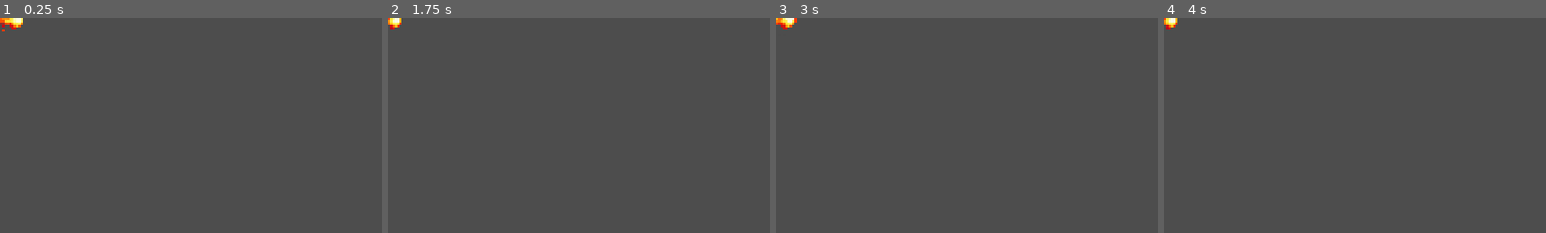
Above: before the commit, frames 1-4 (left to right).
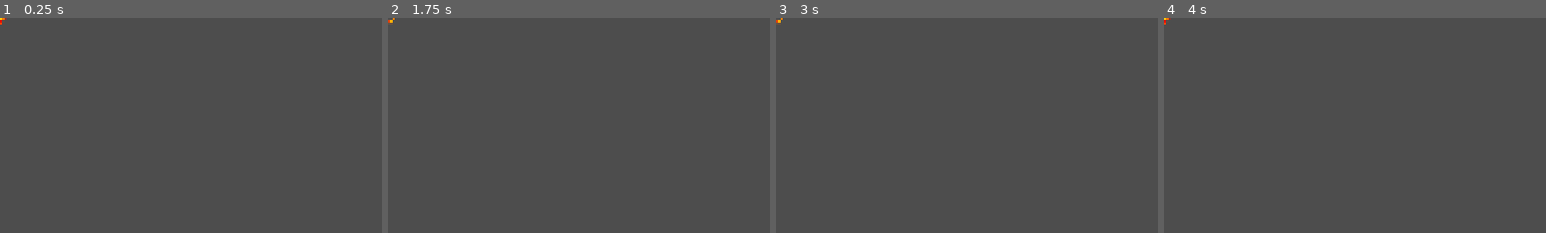
Above: after the commit, the same moments.

Repository: Luciferui/tldr
Game: Godot game, scene res://Spells/fireball/Fireball.tscn
The game is run twice, just before and just after one commit, with the same random seed, the same clock (stepped at 60 frames per second) and the same inputs. This scene is started directly instead of the project's main scene.
Inputs:
- Up to frame 1 (0.25 s): no input
- Up to frame 2 (1.75 s): hold D (p1_right) from 0.53 s (still down); tap Shift (p1_dodge) at 0.6 s; tap Space (jump) at 0.77, 1.52 s; tap Enter at 1.25 s; tap T (p1_endcombo) at 1.35 s
- Up to frame 3 (3 s): release D (p1_right) at 2.03 s; hold Left (left) 2.03-2.78 s; tap G (p1_heavy) at 2.1 s; hold D (p1_right) from 2.78 s (still down); tap F (p1_light) at 2.85 s
- Up to frame 4 (4 s): keep holding D (p1_right); tap Space (jump) at 3.02, 3.77 s; tap H (p1_spell) at 3.6 s
The pictures show only the part of the screen within x 0-50%, y 0-50%; the shares and areas given below are measured in that part.

The runs differ from the first frame. In frame 1, 0.2% of the frame differs, in the area x 0-6%, y 0-7%; in frame 2, 0.2%; in frame 3, 0.2%; in frame 4, 0.2%.

Commit message:
Ajout d'un avertissement pour la boule de feu

Diff:
--- a/Scripts/Spells/spell_launcher.gd
+++ b/Scripts/Spells/spell_launcher.gd
@@ -3,7 +3,7 @@
 
 const LightningStrikeScene := preload("res://Spells/lightning_strike/lightning_strike.tscn")
 const FireballScene := preload("res://Spells/fireball/Fireball.tscn")
-const FIREBALL_SPAWN_OFFSET := Vector2(60, 0)  # devant le joueur, à ajuster à l'œil
+const FIREBALL_SPAWN_OFFSET := Vector2(20, 0)  # devant le joueur, à ajuster à l'œil
 var player : Player
 
 func _ready() ->void:
@@ -20,11 +20,11 @@
 			return
 		match spell_n:
 			1:
-				_cast_lightning()
+				_cast_fireball()
 			2:
-				_cast_lightning()
+				_cast_fireball()
 			3:
-				_cast_lightning()
+				_cast_fireball()
 			_:
 				push_warning("Unknown spell detected in hold")
 		player.set_hold(-1)
@@ -43,7 +43,7 @@
 func _cast_fireball() -> void:
 	var fireball: Fireball = FireballScene.instantiate()
 	add_child(fireball)  # d'abord dans l'arbre, ensuite setup()
-	fireball.setup(player, player.get_sprite_faces_left(), player.global_position + Vector2((-1 if player.get_sprite_faces_left() else 1) * FIREBALL_SPAWN_OFFSET.x, FIREBALL_SPAWN_OFFSET.y))
+	fireball.setup(player, player.get_sprite_faces_left(), player.global_position + Vector2((-1 if player.get_sprite_faces_left() else 1) * FIREBALL_SPAWN_OFFSET.x, 0))
 
 func process_physics(delta: float) -> void:
 	for child in self.get_children():
--- a/Spells/fireball/Fireball.tscn
+++ b/Spells/fireball/Fireball.tscn
@@ -5,6 +5,9 @@
 [ext_resource type="Texture2D" uid="uid://dm50yijqeur07" path="res://Spells/fireball/fireball_1.png" id="2_u40wu"]
 [ext_resource type="Texture2D" uid="uid://chskwup5xlsnd" path="res://Spells/fireball/fireball_2.png" id="3_wj3mq"]
 [ext_resource type="Texture2D" uid="uid://elp38uxui3ew" path="res://Spells/fireball/fireball_3.png" id="4_542ru"]
+[ext_resource type="Texture2D" uid="uid://cr0kaw5a1l46o" path="res://Spells/fireball/fireball_warning_1.png" id="5_3nsce"]
+[ext_resource type="Texture2D" uid="uid://blycyobwa6qit" path="res://Spells/fireball/fireball_warning_2.png" id="6_n06cn"]
+[ext_resource type="Texture2D" uid="uid://dr7jnsqqdug0i" path="res://Spells/fireball/fireball_warning_3.png" id="7_cb2xi"]
 
 [sub_resource type="SpriteFrames" id="SpriteFrames_j3pel"]
 animations = [{
@@ -21,6 +24,20 @@
 "loop": 1,
 "name": &"fireball",
 "speed": 5.0
+}, {
+"frames": [{
+"duration": 1.0,
+"texture": ExtResource("5_3nsce")
+}, {
+"duration": 1.0,
+"texture": ExtResource("6_n06cn")
+}, {
+"duration": 1.0,
+"texture": ExtResource("7_cb2xi")
+}],
+"loop": 1,
+"name": &"warning",
+"speed": 5.0
 }]
 
 [sub_resource type="CircleShape2D" id="CircleShape2D_2v8g7"]
@@ -30,12 +47,10 @@
 script = ExtResource("1_0e4hc")
 
 [node name="Sprite" type="AnimatedSprite2D" parent="." unique_id=1069168313]
-position = Vector2(1.0000076, 1.0000038)
-scale = Vector2(0.17413798, 0.17413796)
+position = Vector2(0, -2)
+scale = Vector2(0.19600001, 0.22000001)
 sprite_frames = SubResource("SpriteFrames_j3pel")
 animation = &"fireball"
-frame = 1
-frame_progress = 0.24955104
 
 [node name="Hitbox" type="Area2D" parent="." unique_id=71991003]
 script = ExtResource("2_qkunt")
--- a/Spells/fireball/fireball.gd
+++ b/Spells/fireball/fireball.gd
@@ -1,41 +1,61 @@
+
 class_name Fireball
 extends Node2D
 
-@export var speed: float = 6.0          # pixels par frame physique (≈ 480 px/s à 60 Hz)
-@export var lifetime_frames: int = 180  # disparaît seule après 3 s si elle ne touche rien
+@export var speed: float = 6.0
+@export var warning_speed: float = 0.
+@export var warning_duration_frames: int = 30
+@export var lifetime_frames: int = 180
 
 var attack: AttackData = preload("res://Spells/fireball/fireball.tres")
 var caster: Player
 var sprite_faces_left: bool
 var frame_counter: int = 0
+var initial_pos: Vector2
+var is_warning: bool = true
+var direction: int = 1
 
 @onready var sprite: AnimatedSprite2D = $Sprite
 @onready var hitbox: Hitbox = $Hitbox
 
 func _ready() -> void:
-	sprite.play()
+	sprite.play("warning")
 	hitbox.area_entered.connect(_on_hitbox_area_entered)
+
 
 # À appeler APRÈS add_child() : le Hitbox doit déjà être dans l'arbre, sous le joueur.
 func setup(p_caster: Player, p_faces_left: bool, spawn_position: Vector2) -> void:
 	caster = p_caster
 	sprite_faces_left = p_faces_left
 	top_level = true            # reste en coordonnées monde, ne suit pas le joueur
-	global_position = spawn_position
+	initial_pos = spawn_position
+	global_position = initial_pos
 	sprite.flip_h = sprite_faces_left
-	hitbox.activateAttack(attack)
 
 func process_physics() -> void:
+	if is_warning:
+		frame_counter += 1
+
+		if frame_counter >= warning_duration_frames:
+			is_warning = false
+			frame_counter = 0
+			global_position = initial_pos
+			sprite.play("fireball")
+			hitbox.activateAttack(attack)
+
+		return
+
+	# Comportement normal de la boule de feu.
 	global_position.x += speed * (-1 if sprite_faces_left else 1)
 	frame_counter += 1
+
 	if frame_counter >= lifetime_frames:
 		queue_free()
-
 
 func _on_hitbox_area_entered(area: Area2D) -> void:
 	if area.owner == caster:
 		return
-	#queue_free()   # la boule de feu disparaît au premier impact
+	# queue_free() # la boule disparaît au premier impact
 
 func get_sprite_faces_left() -> bool:
 	return sprite_faces_left
Binary file changed: Spells/fireball/fireball_1.png
Binary file changed: Spells/fireball/fireball_2.png
Binary file changed: Spells/fireball/fireball_3.png
Binary file added: Spells/fireball/fireball_warning_1.png
Not shown, added: Spells/fireball/fireball_warning_1.png.import
Binary file added: Spells/fireball/fireball_warning_2.png
Not shown, added: Spells/fireball/fireball_warning_2.png.import
Binary file added: Spells/fireball/fireball_warning_3.png
Not shown, added: Spells/fireball/fireball_warning_3.png.import
